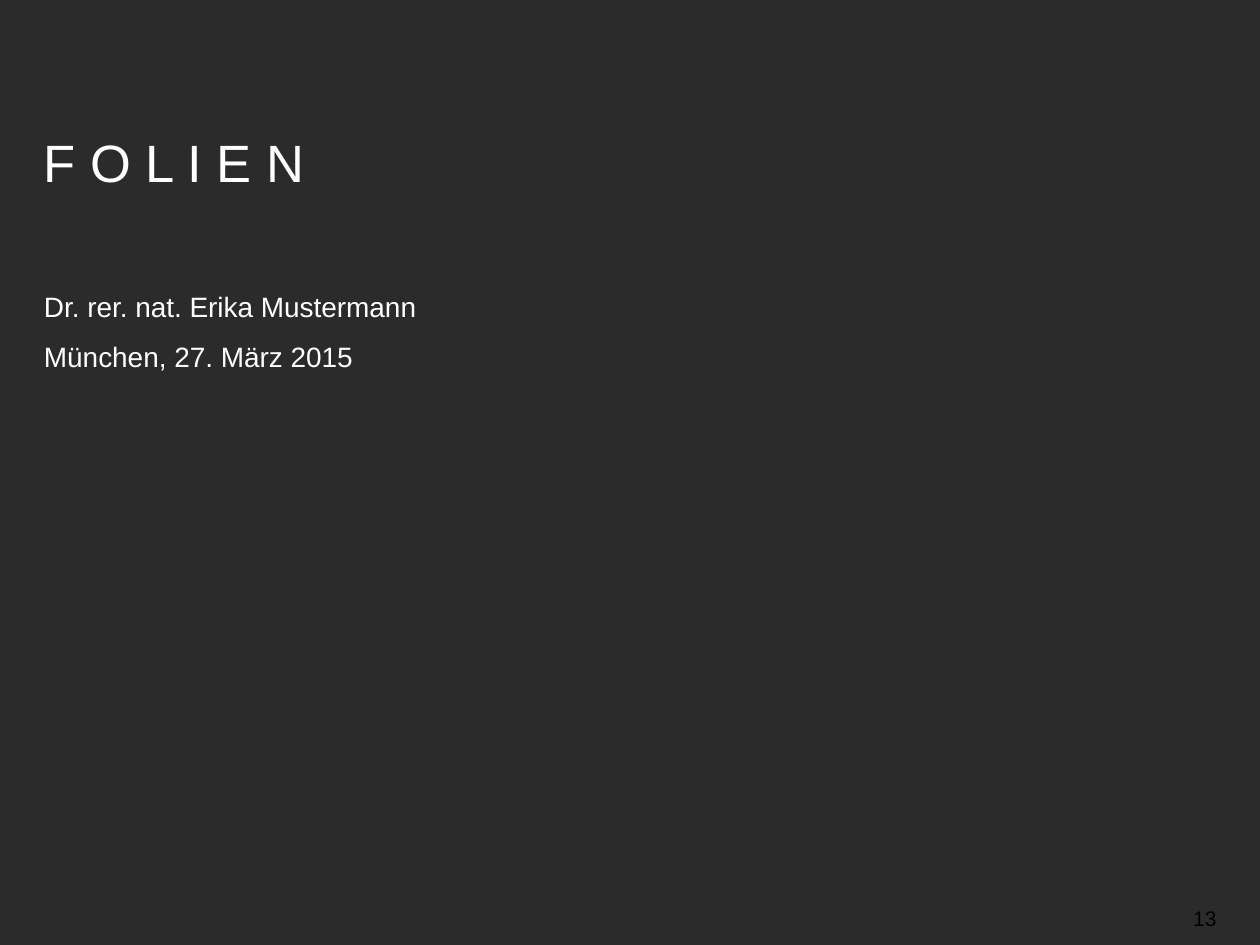
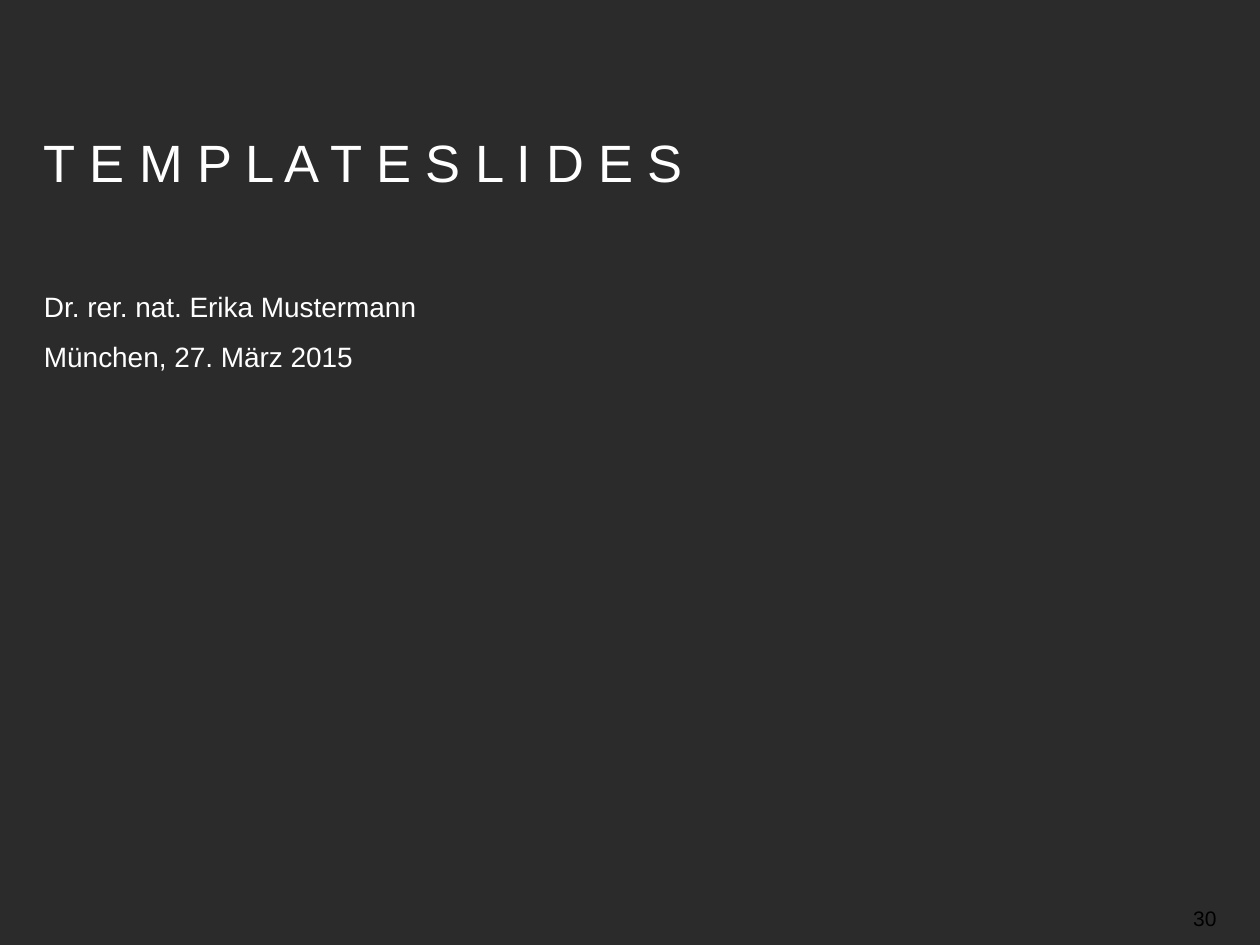
Before and after one commit to atalantus/The-Adaptive-Radix-Tree, a slide deck: slide 30 of Presentation/The Adaptive Radix Tree.pptx (slide 13 before the commit). Drawn at 1260x945 pixels with LibreOffice and Linux fonts; fonts in the diff are those of the drawing; background and template pictures are left out; a plain dark background stands for a picture behind light text. Boxes give left, top, right and bottom in pixels: in the first picture for what was removed or moved away, otherwise in the second. Text is boxed around its words. In the diff, an @@ line names an element or a change of style, - is before the commit and + after.

```diff
--- a/Presentation/The Adaptive Radix Tree.pptx
+++ b/Presentation/The Adaptive Radix Tree.pptx
@@ title at (44, 145, 683, 183): text changed @@
-F O L I E N
+T E M P L A T E S L I D E S
@@ page number at (1193, 912, 1216, 926): text changed @@
-13
+30
```
Also in this commit, not shown: 5 other slides changed, 18 slides added, 1 slide removed, 13 other files.
